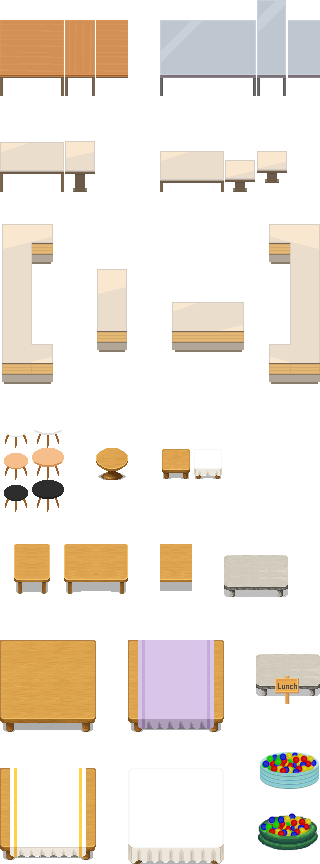
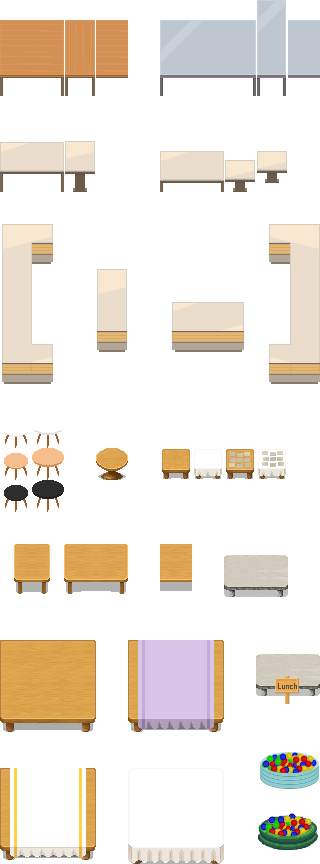
Two versions of the same layered image (320×864). Layer-by-layer changes:
added layer "Ebene 4" (11%) above "Farbfüllung 1 Kopie 17" over <box>229,451,284,468</box>
added layer "Farbfüllung 1 Kopie 17" above "Ebene 3" over <box>229,451,284,468</box>
added layer "Ebene 3" above "Ebene 1" over <box>224,449,287,479</box>
